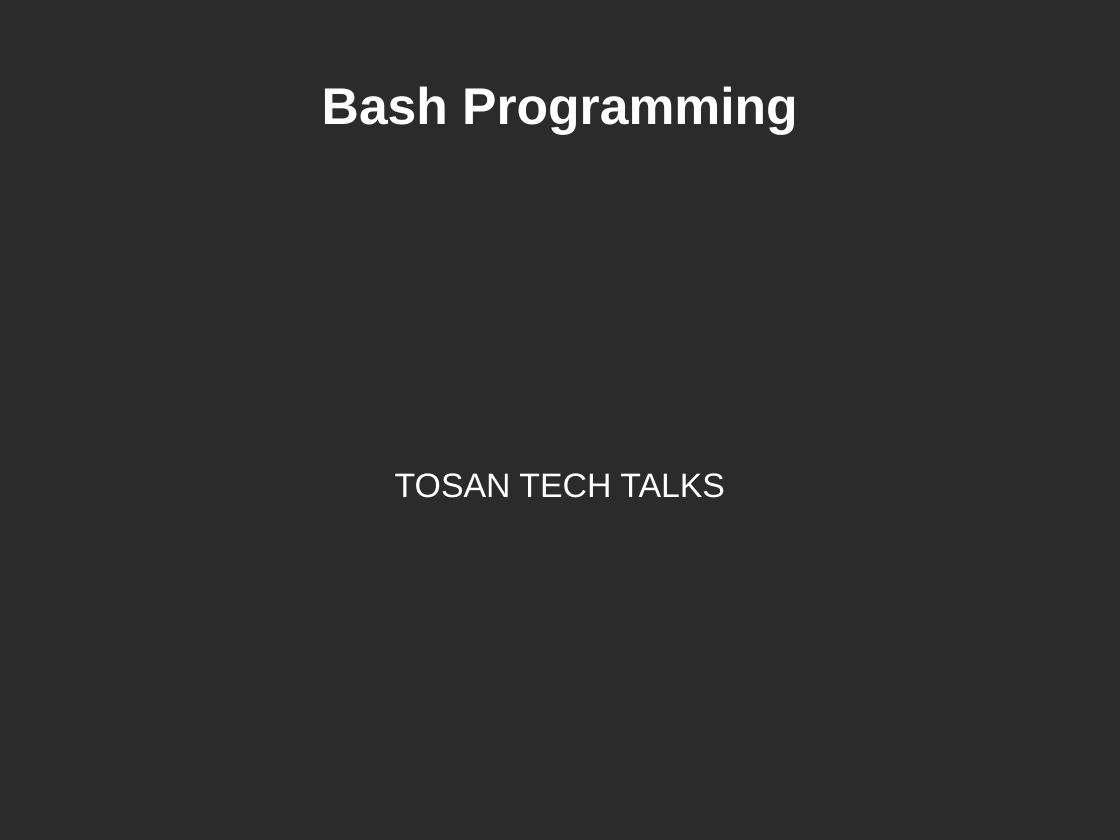
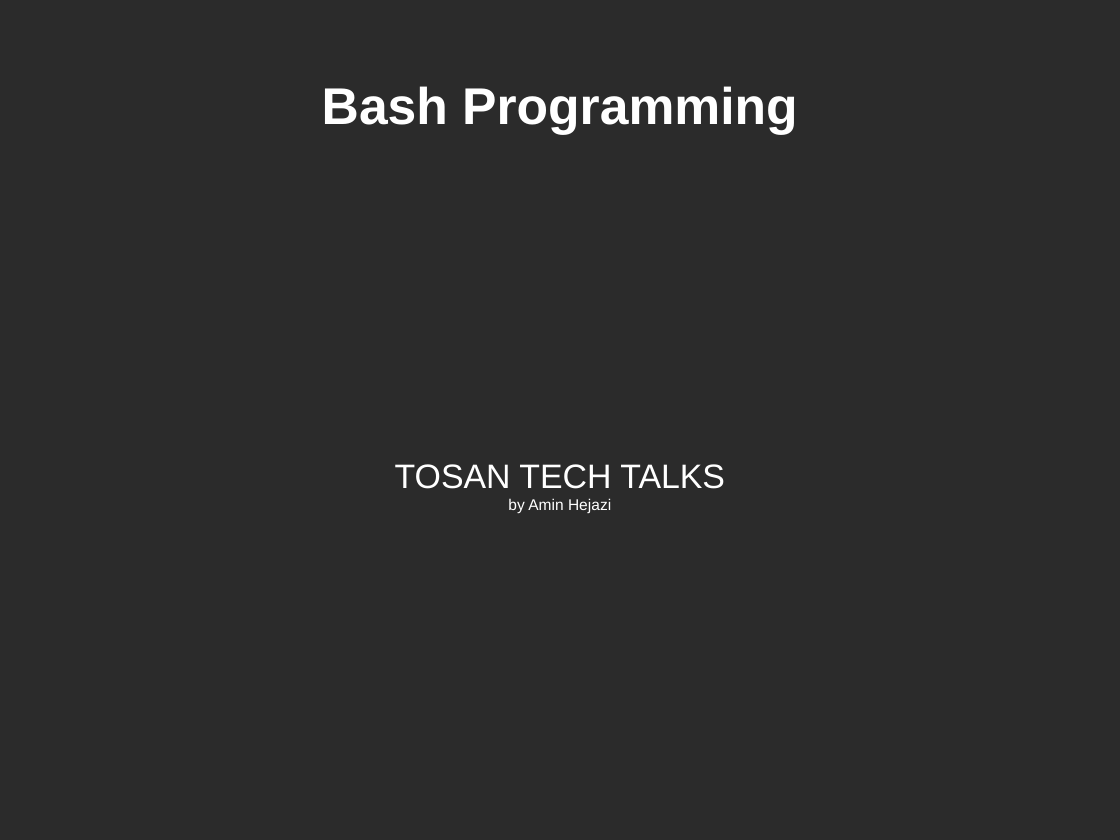
Before and after one commit to aminhjz-old/bashprogramming, a slide deck: slide 1 of bash_programming.odp. Drawn at 1120x840 pixels with LibreOffice and Linux fonts; fonts in the diff are those of the drawing; background and template pictures are left out; a plain dark background stands for a picture behind light text. Boxes give left, top, right and bottom in pixels: in the first picture for what was removed or moved away, otherwise in the second. Text is boxed around its words. In the diff, an @@ line names an element or a change of style, - is before the commit and + after.

Commit message:
added my name to presentation

```diff
--- a/bash_programming.odp
+++ b/bash_programming.odp
@@ subtitle at [508, 498, 611, 514]: paragraph added @@
+by Amin Hejazi
```
